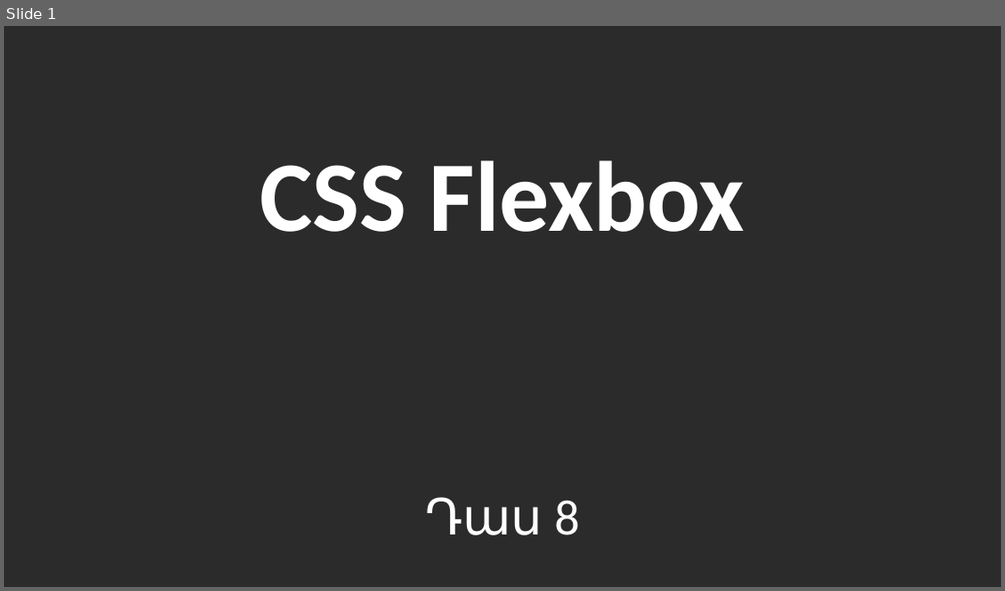
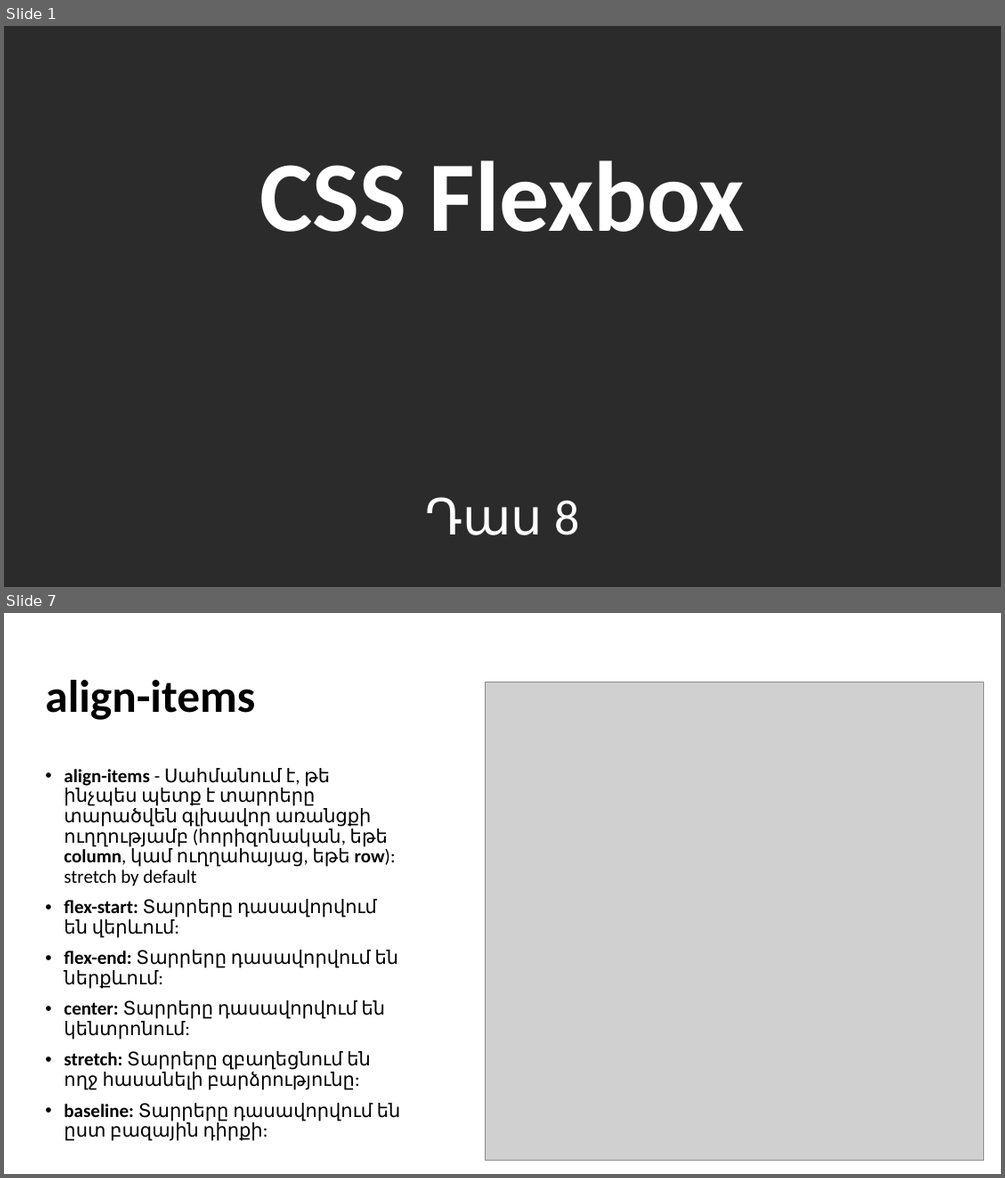
Before and after one commit to blackrainbowtest/BeeOnCode, a slide deck: HTML/08-CSS Flexbox.pptx. Shown one above the other, each under a label of ours: slide 1 before the commit, slides 1 and 7 after it; the slides between them are not shown. The pictures are 1005x591 and 1005x1178 pixels, drawn with LibreOffice and Linux fonts; fonts in the diff are those of the drawing; grey boxes stand for pictures; background and template pictures are left out; a plain dark background stands for a picture behind light text. Boxes give left, top, right and bottom in pixels: in the first picture for what was removed or moved away, otherwise in the second. Text is boxed around its words. In the diff, an @@ line names an element or a change of style, - is before the commit and + after.

```diff
--- a/HTML/08-CSS Flexbox.pptx
+++ b/HTML/08-CSS Flexbox.pptx
@@ slide 7 added at [4, 613, 1001, 1174], background picture (left out) @@
@@ title added at [45, 680, 255, 720], 44 pt, text #000000, bold @@
+align-items
@@ picture added at [485, 682, 984, 1159] @@
@@ text added at [64, 768, 401, 1141], 18 pt, text #000000 @@
+• align-items - Սահմանում է, թե ինչպես պետք է տարրերը տարածվեն գլխավոր առանցքի ուղղությամբ (հորիզոնական, եթե column, կամ ուղղահայաց, եթե row): stretch by default
+• flex-start: Տարրերը դասավորվում են վերևում:
+• flex-end: Տարրերը դասավորվում են ներքևում:
+• center: Տարրերը դասավորվում են կենտրոնում:
+• stretch: Տարրերը զբաղեցնում են ողջ հասանելի բարձրությունը:
+• baseline: Տարրերը դասավորվում են ըստ բազային դիրքի:
```
Also in this commit, not shown: 1 slide changed, 10 other slides added, 27 other files.
